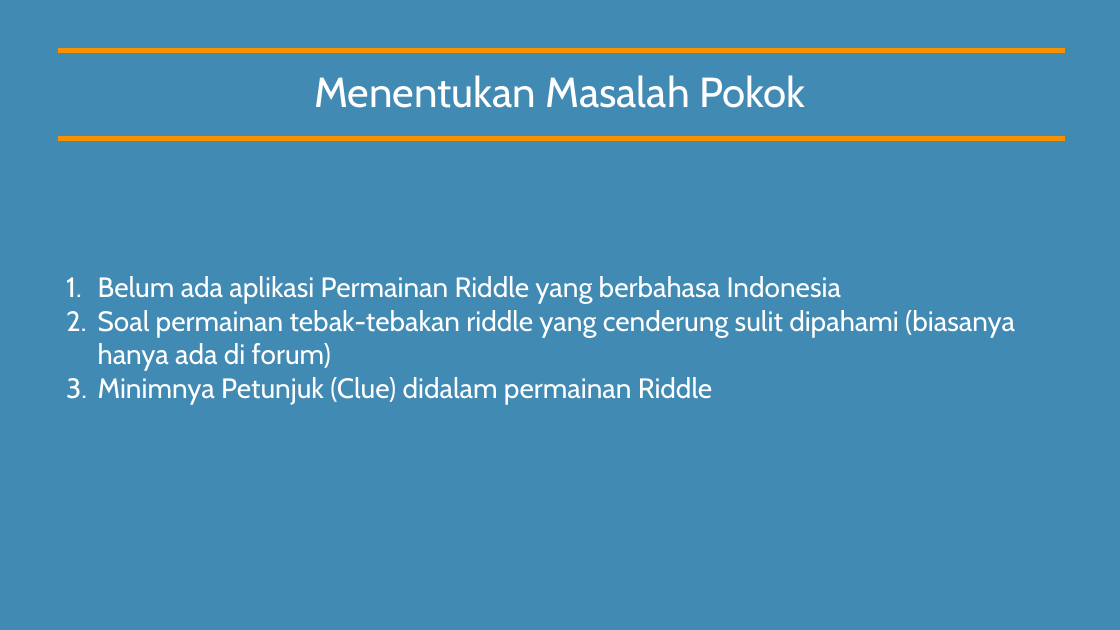
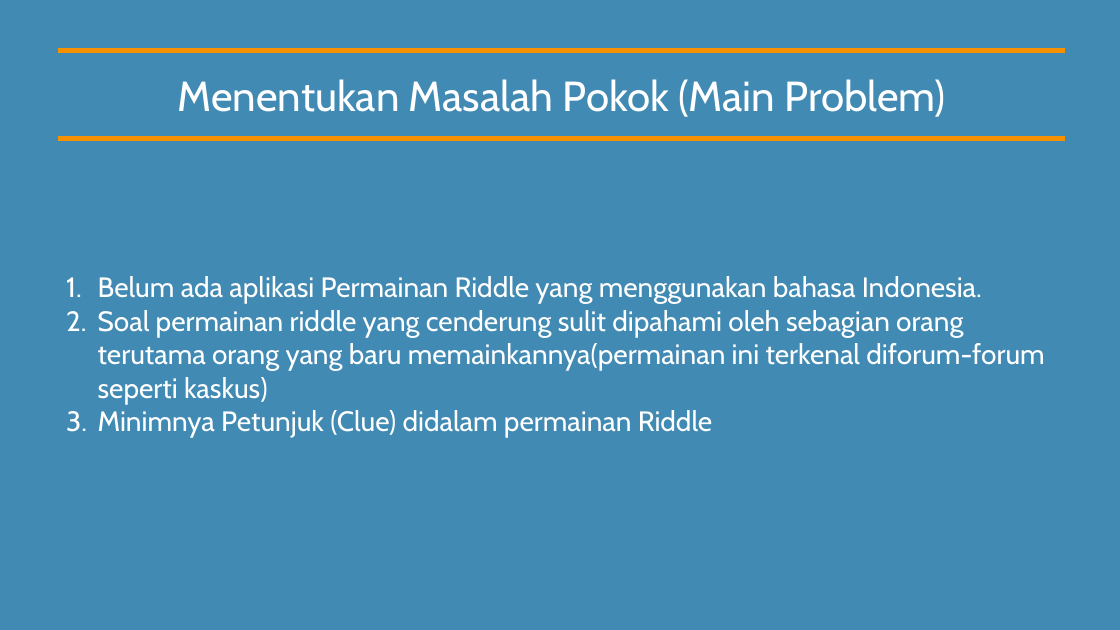
Before and after one commit to akidatawaka/Tugas-Besar-RPL2, a slide deck: slide 2 of Laporan/File powerpoint responsi pertama.pptx. Drawn at 1120x630 pixels with LibreOffice and Linux fonts; fonts in the diff are those of the drawing. Boxes give left, top, right and bottom in pixels: in the first picture for what was removed or moved away, otherwise in the second. Text is boxed around its words. In the diff, an @@ line names an element or a change of style, - is before the commit and + after.

```diff
--- a/Laporan/File powerpoint responsi pertama.pptx
+++ b/Laporan/File powerpoint responsi pertama.pptx
@@ subtitle at [178, 79, 946, 117]: text changed @@
-Menentukan Masalah Pokok
+Menentukan Masalah Pokok (Main Problem)
@@ text at [98, 276, 1044, 404]: text changed @@
-1. Belum ada aplikasi Permainan Riddle yang berbahasa Indonesia
-2. Soal permainan tebak-tebakan riddle yang cenderung sulit dipahami (biasanya hanya ada di forum)
+1. Belum ada aplikasi Permainan Riddle yang menggunakan bahasa Indonesia.
+2. Soal permainan riddle yang cenderung sulit dipahami oleh sebagian orang terutama orang yang baru memainkannya(permainan ini terkenal diforum-forum seperti kaskus)
```
Also in this commit, not shown: 1 other slide changed, 8 slides added, 19 other files.
